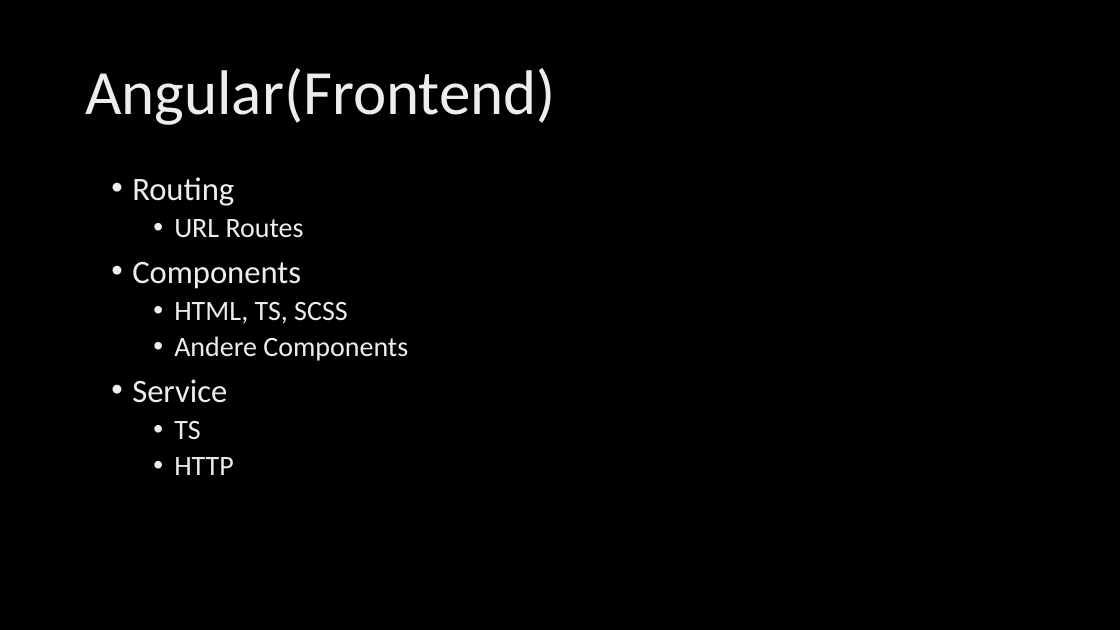
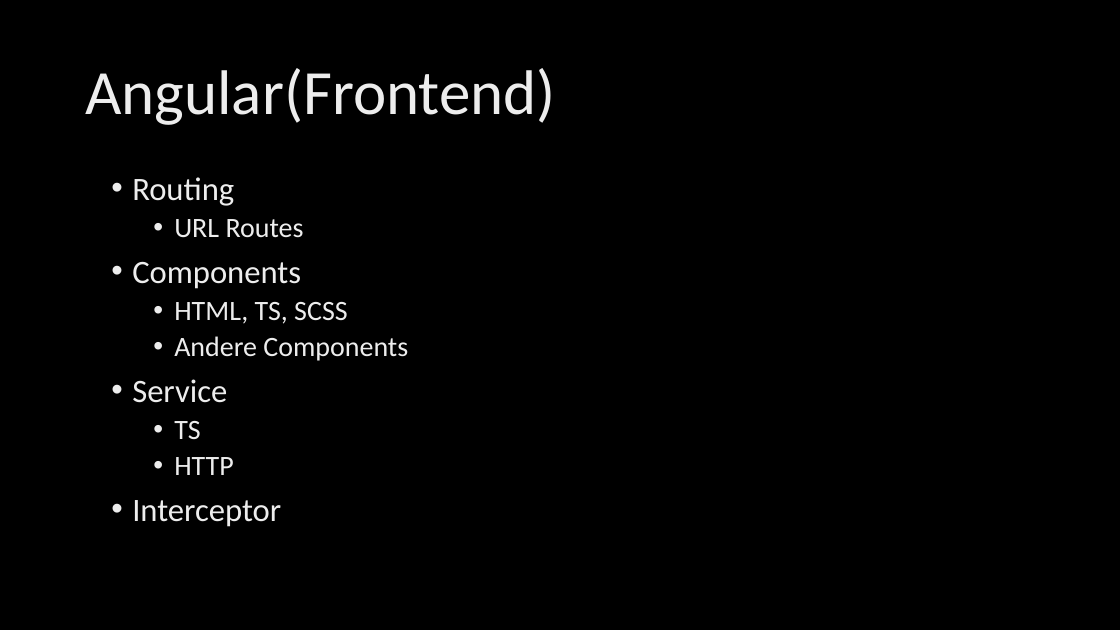
Before and after one commit to seiemens/to-do-prosche, a slide deck: slide 8 of Documentation/M223_Presentation.pptx. Drawn at 1120x630 pixels with LibreOffice and Linux fonts; fonts in the diff are those of the drawing; background and template pictures are left out. Boxes give left, top, right and bottom in pixels: in the first picture for what was removed or moved away, otherwise in the second. Text is boxed around its words. In the diff, an @@ line names an element or a change of style, - is before the commit and + after.

```diff
--- a/Documentation/M223_Presentation.pptx
+++ b/Documentation/M223_Presentation.pptx
@@ text at (x1=132, y1=500, x2=281, y2=527): paragraph added @@
+• Interceptor
```
Also in this commit, not shown: 7 slides added, 2 slides removed.
